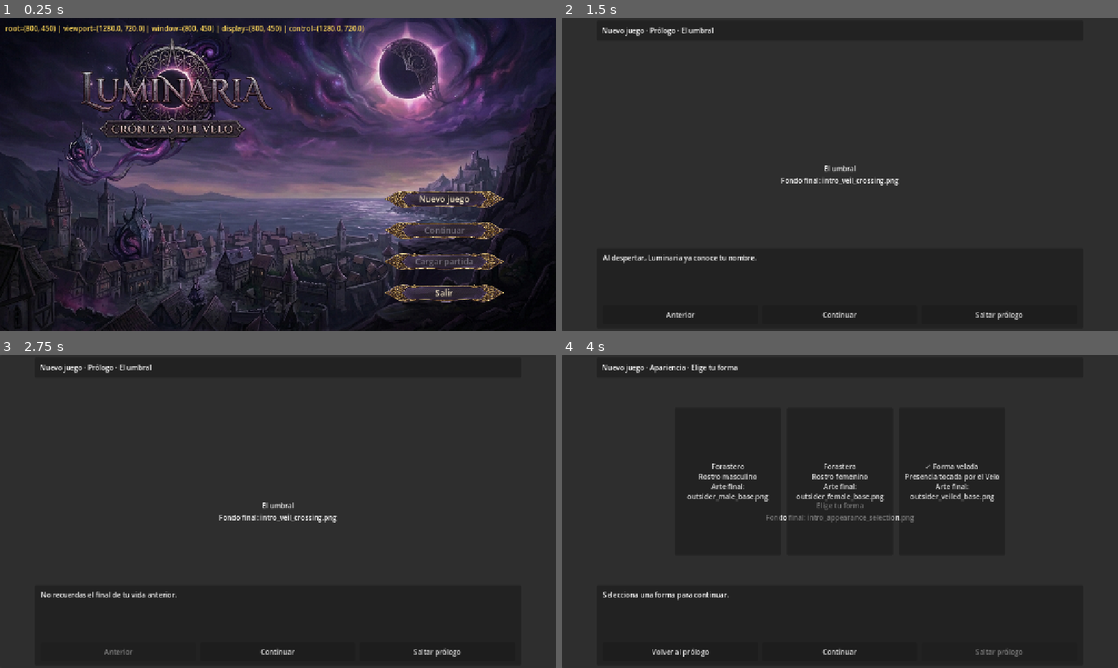
Above: before the commit, frames 1-4 (two rows, left to right).
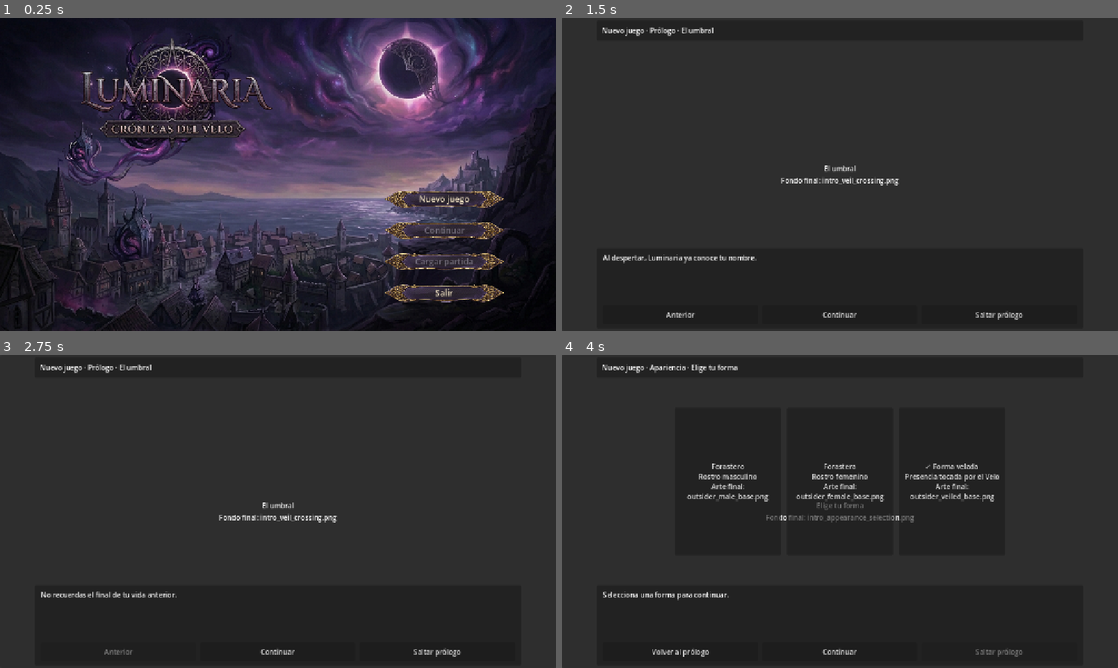
Above: after the commit, the same moments.

Repository: JoshSnowMex/isekai-novel
Game: Godot game, scene res://scenes/menu/MainMenu.tscn
Two runs of this game, one before a commit and one after it. Both use one fixed random seed, a clock stepped at 60 frames per second and the inputs below.
Inputs:
- Up to frame 1 (0.25 s): no input
- Up to frame 2 (1.5 s): click "Nuevo juego" at 0.5 s; click "Continuar" at 1.25 s
- Up to frame 3 (2.75 s): click "Anterior" at 2 s
- Up to frame 4 (4 s): click "Saltar prólogo" at 2.75 s; click "Forma velada Presencia tocada…" at 3.5 s

The runs differ from the first frame. In frame 1, 0.8% of the frame differs, in the area x 1-66%, y 2-5%; in frame 2, less than 0.1%; in frame 3, less than 0.1%; in frame 4, less than 0.1%.

Commit message:
last update

Diff:
--- a/scenes/menu/main_menu.gd
+++ b/scenes/menu/main_menu.gd
@@ -28,7 +28,6 @@
 	build_background()
 	build_logo_layer()
 	build_menu_panel()
-	build_debug_viewport_label()
 
 func build_background() -> void:
 	clear_children(background_layer)
@@ -200,25 +199,3 @@
 	offset_top = 0
 	offset_right = 0
 	offset_bottom = 0
-
-func build_debug_viewport_label() -> void:
-	var label: Label = Label.new()
-	label.name = "DebugViewportLabel"
-	label.mouse_filter = Control.MOUSE_FILTER_IGNORE
-	label.add_theme_font_size_override("font_size", 16)
-	label.add_theme_color_override("font_color", Color(1, 0.85, 0.35, 1))
-	label.position = Vector2(12, 12)
-	add_child(label)
-
-	var update_label := func():
-		var window: Window = get_window()
-		label.text = "root=%s | viewport=%s | window=%s | display=%s | control=%s" % [
-			get_tree().root.size,
-			get_viewport_rect().size,
-			get_window().size,
-			DisplayServer.window_get_size(),
-			size
-		]
-
-	update_label.call()
-	get_tree().root.size_changed.connect(update_label)
Not shown, changed: export_presets.cfg
Not shown, changed: readme.md
